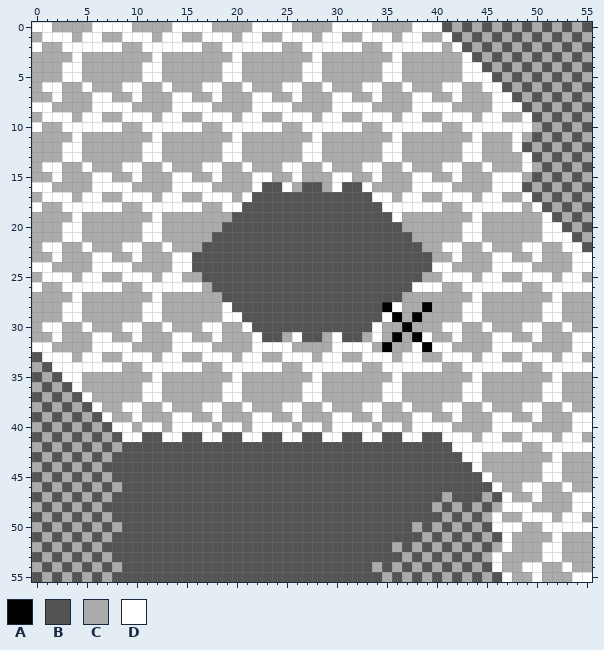
Pixel-art sprite -- gfx/trainers/lugia_map.png. Above: the version before the commit.
The file is 56x56 pixels.
Palette (. is transparent): A #000000  B #545454  C #ababab  D #ffffff
Pixels before (only the part around the change), first column x 23:
24 BBBBBBBBBBBBBBBBBDDCCCCDDDDCCCCD
25 BBBBBBBBBBBBBBBBCCDDDCDDCCDDDCDD
26 BBBBBBBBBBBBBBBDDDCCDDDDDDCCDDDD
27 BBBBBBBBBBBBBBCCCCCCCDCCCCCCCDCC
28 BBBBBBBBBBBBADCCACCCDDCCCCCCDDCC
29 BBBBBBBBBBBBDACACCCCDDCCCCCCDDCC
30 BBBBBBBBBBBDCCACCCDDCCDCCCDDCCDC
31 BBCDBBCDBBCDCACADCCDCCCDDCCDCCCD
32 DDDCCCCDDDDCACCDADDCCCCDDDDCCCCD
33 CCDDDCDDCCDDDCDDCCDDDCDDCCDDDCDD
34 DDCCDDDDDDCCDDDDDDCCDDDDDDCCDDDD
35 CCCCCDCCCCCCCDCCCCCCCDCCCCCCCDCC
36 CCCCDDCCCCCCDDCCCCCCDDCCCCCCDDCC
37 CCCCDDCCCCCCDDCCCCCCDDCCCCCCDDCC
38 CCDDCCDCCCDDCCDCCCDDCCDCCCDDCCDC
39 DCCDCCCDDCCDCCCDDCCDCCCDDCCDCCCD
40 DDDCDDCDDDDCDDCDDDDCCCCDDDDCCCCD
Once edited:
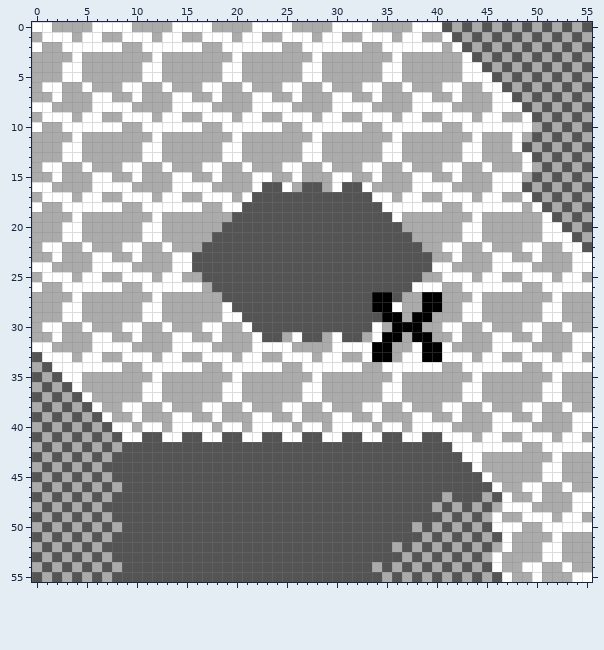
What changed:
y 27: x 34..35 BB -> AA; x 39..40 CC -> AA
y 28: x 34 B -> A; x 40 C -> A
y 29: x 35 D -> A; x 39 C -> A
y 30: x 36 C -> A; x 38 C -> A
y 31: x 35 C -> A; x 39 D -> A
y 32: x 34 C -> A; x 40 D -> A
y 33: x 34..35 DD -> AA; x 39..40 CC -> AA
